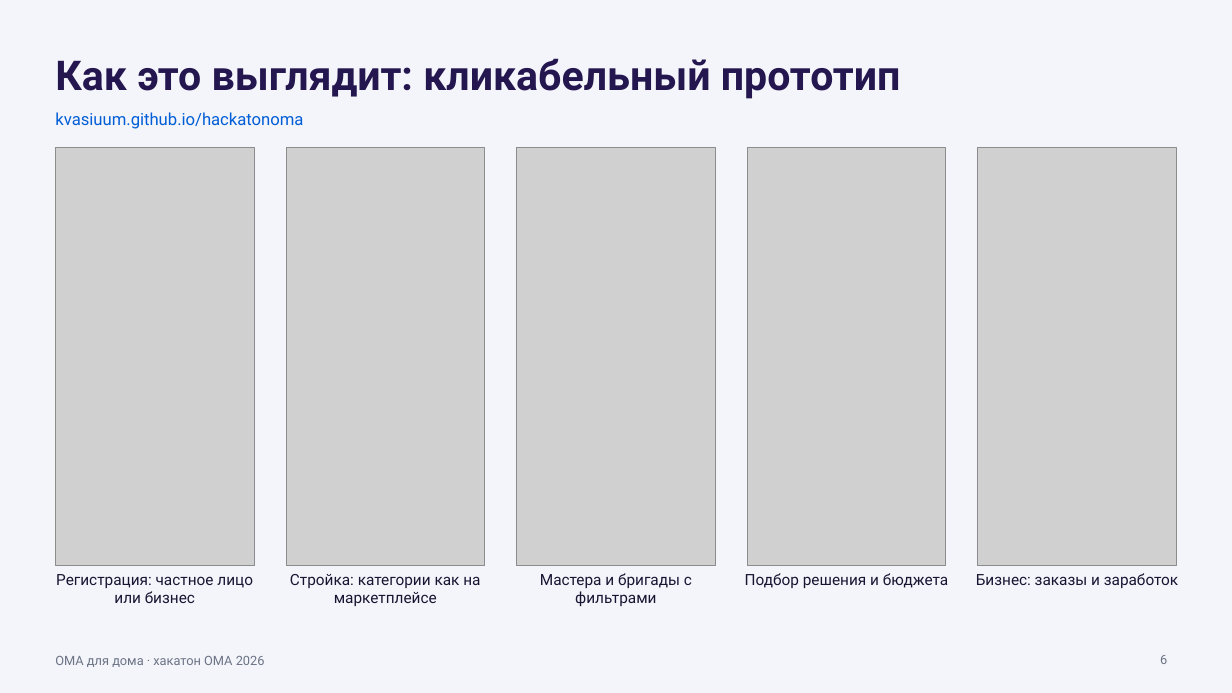
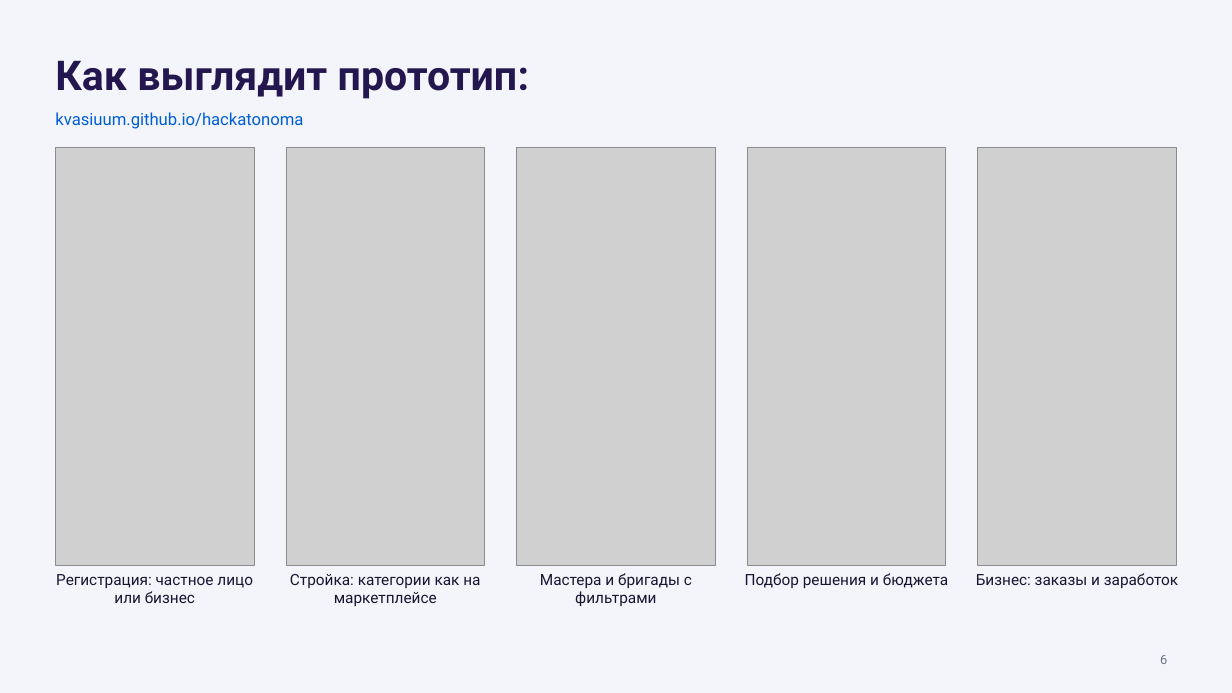
Before and after one commit to kvasiuum/hackatonoma, a slide deck: slide 6 of slides/oma-dlya-doma.pptx. Drawn at 1232x693 pixels with LibreOffice and Linux fonts; fonts in the diff are those of the drawing; grey boxes stand for pictures. Boxes give left, top, right and bottom in pixels: in the first picture for what was removed or moved away, otherwise in the second. Text is boxed around its words. In the diff, an @@ line names an element or a change of style, - is before the commit and + after.

```diff
--- a/slides/oma-dlya-doma.pptx
+++ b/slides/oma-dlya-doma.pptx
@@ title at (55, 60, 529, 99): text changed @@
-Как это выглядит: кликабельный прототип
+Как выглядит прототип:
@@ text removed at (55, 656, 265, 667) @@
-ОМА для дома · хакатон ОМА 2026
```
Also in this commit, not shown: 6 other slides changed.
